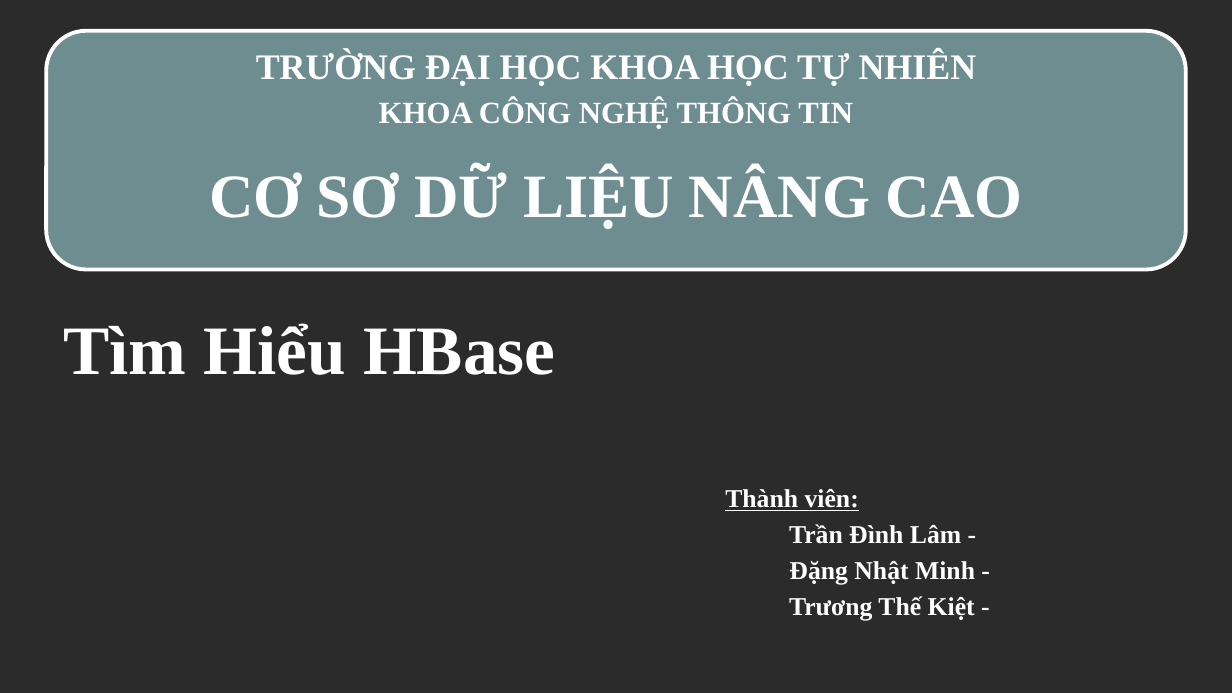
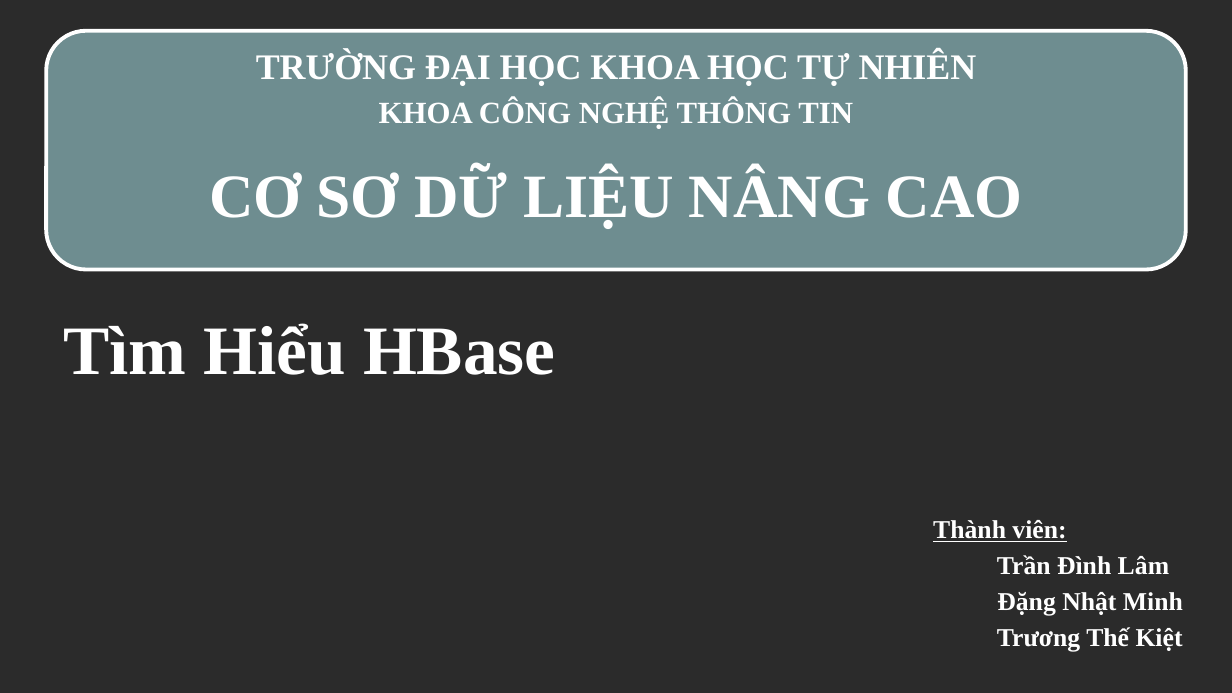
Before and after one commit to trandinhlam/document, a slide deck: slide 1 of HBaseProject/seminar_slide.pptx. Drawn at 1232x693 pixels with LibreOffice and Linux fonts; fonts in the diff are those of the drawing; background and template pictures are left out; a plain dark background stands for a picture behind light text. Boxes give left, top, right and bottom in pixels: in the first picture for what was removed or moved away, otherwise in the second. Text is boxed around its words. In the diff, an @@ line names an element or a change of style, - is before the commit and + after.

Commit message:
Change intro page

```diff
--- a/HBaseProject/seminar_slide.pptx
+++ b/HBaseProject/seminar_slide.pptx
@@ text "Thành viên:": place and size @@
-text "Thành viên:" at (725, 489, 975, 621)
+text "Thành viên:" at (933, 520, 1183, 651)
@@ text at (997, 555, 1183, 651): text changed @@
-Trần Đình Lâm -
-Đặng Nhật Minh -
-Trương Thế Kiệt -
+Trần Đình Lâm
+Đặng Nhật Minh
+Trương Thế Kiệt
```
